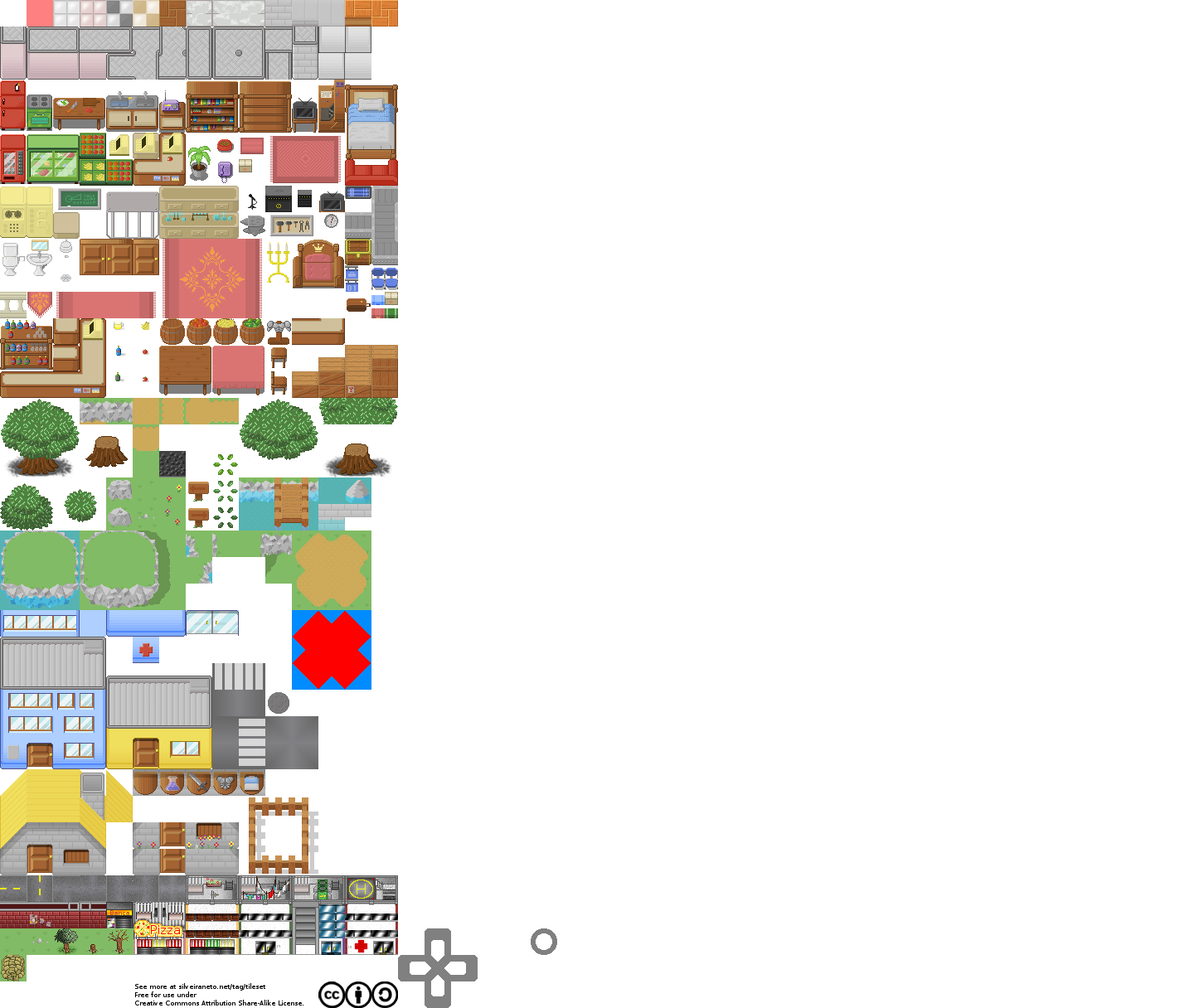
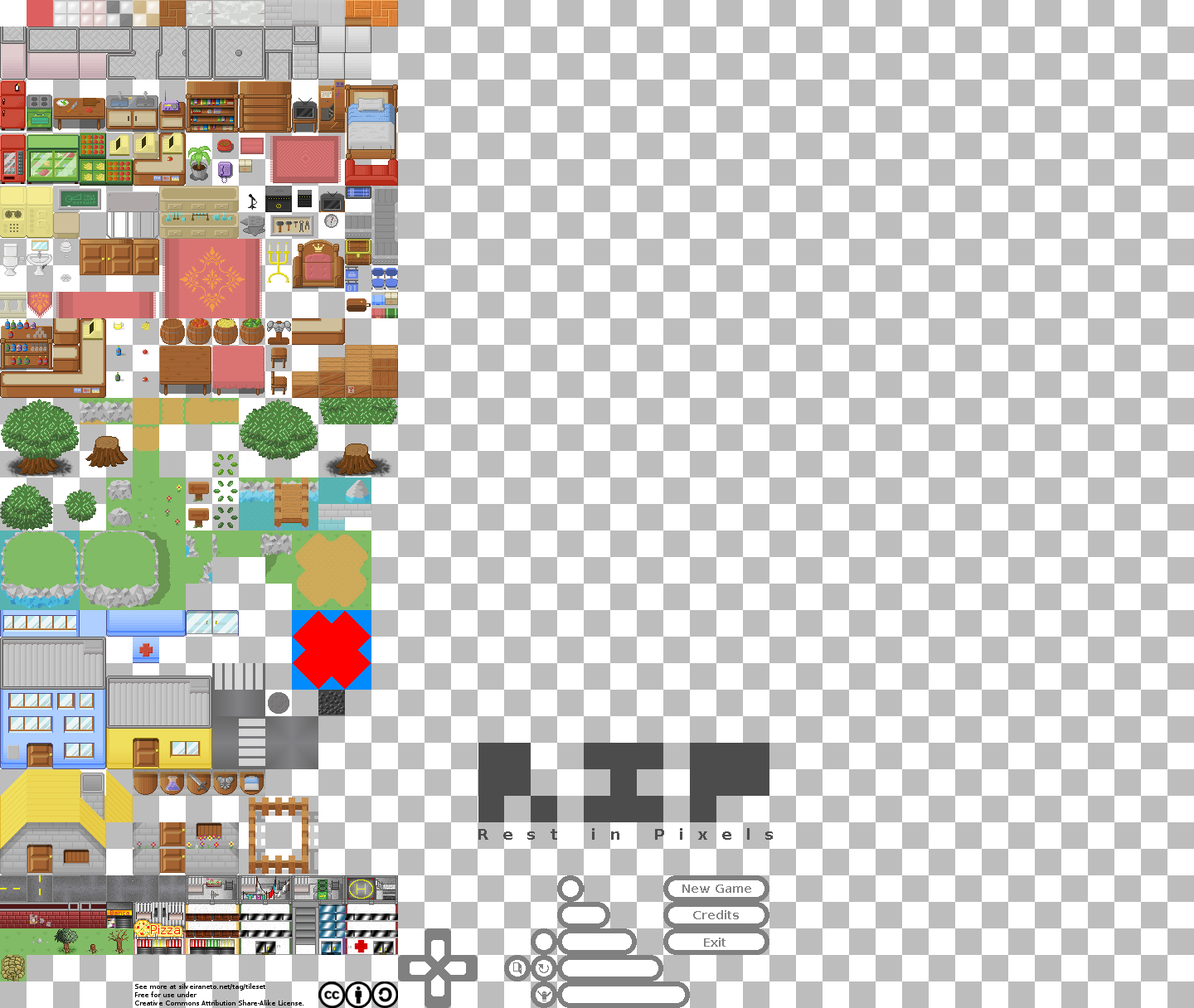
Two versions of the same layered image (1194 x 1008). Layer-by-layer changes:
painted on "Background" over [159, 450, 773, 1008]
showed "chess" over [0, 0, 1194, 1008]
